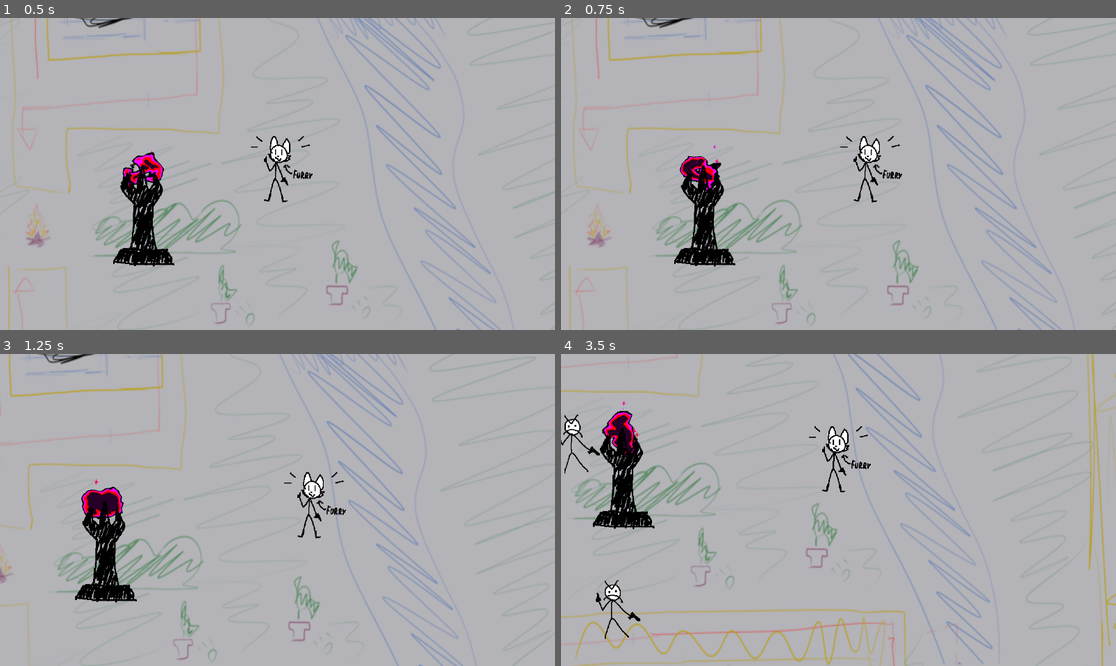
Above: before the commit, frames 1-4 (two rows, left to right).
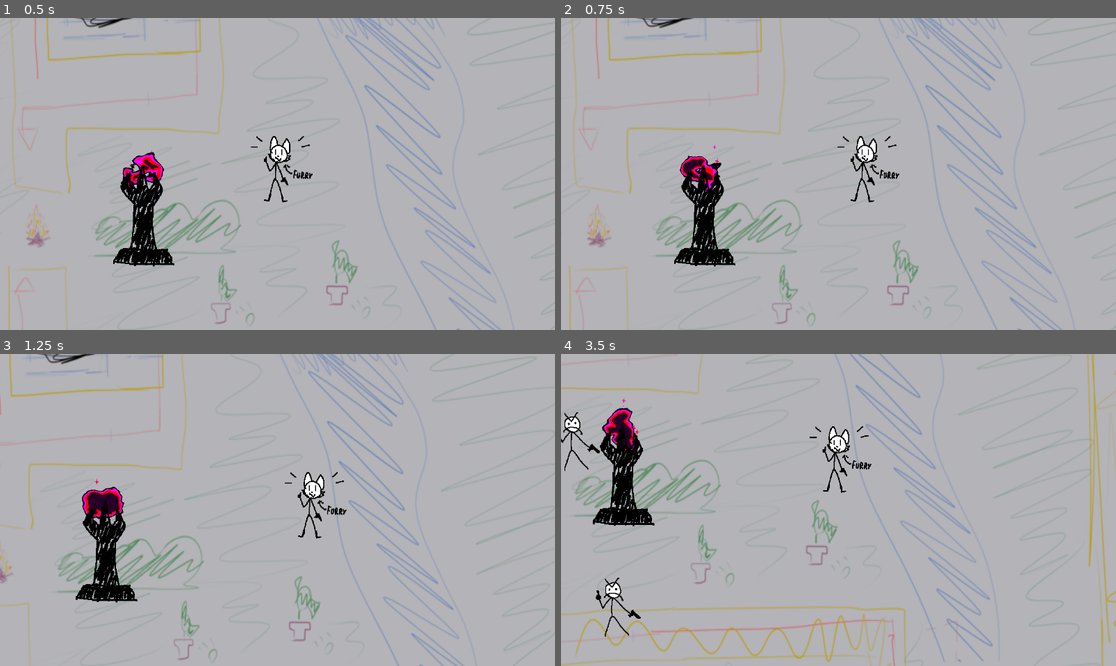
Above: after the commit, the same moments.

Repository: ndvrxd/cultism
Game: Godot game, scene res://scenes/world.tscn
Same seed, same stepped clock (60 frames per second), same inputs: the game is played once before the commit and once after it.
Inputs:
- Up to frame 1 (0.5 s): no input
- Up to frame 2 (0.75 s): hold D (right) from 0.53 s (still down)
- Up to frame 3 (1.25 s): keep holding D (right)
- Up to frame 4 (3.5 s): release D (right) at 1.28 s; hold S (down) 1.28-2.03 s; hold D (right) 2.03-2.78 s; hold W (up) from 2.78 s (still down)

Frame 1 is identical in both runs. In frame 2, 0.8% of the frame differs, in the area x 20-62%, y 37-79%; in frame 3, 1.2%; in frame 4, 9.4%, in the area x 0-100%, y 0-100%.

Commit message:
more base class groundwork
Player is a true Entity now - Entities will stream their positions to other clients and are controlled by EntityControllers

Diff:
--- a/cult-game-version-0.1/objects/player.tscn
+++ b/cult-game-version-0.1/objects/player.tscn
@@ -1,24 +1,11 @@
 [gd_scene load_steps=5 format=3 uid="uid://cts6cpmg1ehil"]
 
 [ext_resource type="Script" path="res://scripts/player.gd" id="1_5qw1a"]
+[ext_resource type="PackedScene" uid="uid://ci2psjf4f2qtu" path="res://objects/player_controls.tscn" id="2_255xr"]
 [ext_resource type="Texture2D" uid="uid://veo5l360amx3" path="res://art/player ph.png" id="2_ysvs3"]
 
 [sub_resource type="RectangleShape2D" id="RectangleShape2D_nrcso"]
 size = Vector2(132, 111.963)
-
-[sub_resource type="GDScript" id="GDScript_qd5eh"]
-script/source = "extends Camera2D
-
-
-# Called when the node enters the scene tree for the first time.
-func _ready() -> void:
-	pass # Replace with function body.
-
-
-# Called every frame. 'delta' is the elapsed time since the previous frame.
-func _process(_delta: float) -> void:
-	pass
-"
 
 [node name="player" type="CharacterBody2D"]
 y_sort_enabled = true
@@ -30,19 +17,10 @@
 scale = Vector2(0.335, 0.805)
 shape = SubResource("RectangleShape2D_nrcso")
 
-[node name="Camera2D" type="Camera2D" parent="."]
-position = Vector2(-0.5, -57.5)
-position_smoothing_enabled = true
-drag_horizontal_enabled = true
-drag_vertical_enabled = true
-drag_left_margin = 0.1
-drag_top_margin = 0.1
-drag_right_margin = 0.1
-drag_bottom_margin = 0.1
-script = SubResource("GDScript_qd5eh")
-
 [node name="Sprite2D" type="Sprite2D" parent="."]
 texture_filter = 1
 position = Vector2(5.5, -71.5)
 scale = Vector2(0.765, 0.765)
 texture = ExtResource("2_ysvs3")
+
+[node name="PlayerControls" parent="." instance=ExtResource("2_255xr")]
--- /dev/null
+++ b/cult-game-version-0.1/objects/player_controls.tscn
@@ -0,0 +1,16 @@
+[gd_scene load_steps=2 format=3 uid="uid://ci2psjf4f2qtu"]
+
+[ext_resource type="Script" path="res://scripts/player_controls.gd" id="1_c1tkl"]
+
+[node name="PlayerControls" type="Node2D"]
+script = ExtResource("1_c1tkl")
+
+[node name="Camera2D" type="Camera2D" parent="."]
+position = Vector2(-0.5, -57.5)
+position_smoothing_enabled = true
+drag_horizontal_enabled = true
+drag_vertical_enabled = true
+drag_left_margin = 0.1
+drag_top_margin = 0.1
+drag_right_margin = 0.1
+drag_bottom_margin = 0.1
--- a/cult-game-version-0.1/project.godot
+++ b/cult-game-version-0.1/project.godot
@@ -14,6 +14,10 @@
 run/main_scene="res://scenes/world.tscn"
 config/features=PackedStringArray("4.3", "Forward Plus")
 config/icon="res://art/icon.svg"
+
+[global_group]
+
+entity="Group containing all entities"
 
 [input]
 
--- a/cult-game-version-0.1/scenes/world.tscn
+++ b/cult-game-version-0.1/scenes/world.tscn
@@ -38,7 +38,7 @@
 
 [node name="world" type="Node2D"]
 
-[node name="Playermapxd" type="Sprite2D" parent="."]
+[node name="Playermapxd" type="Sprite2D" parent="." groups=["entity"]]
 texture_filter = 2
 position = Vector2(-4, -2)
 scale = Vector2(1.94283, 2.36346)
@@ -52,7 +52,6 @@
 
 [node name="player" parent="Node" instance=ExtResource("2_hddls")]
 position = Vector2(-216, -132)
-accel = 8.5
 
 [node name="enemy" parent="Node" instance=ExtResource("3_5gkxb")]
 position = Vector2(1096, -764)
--- /dev/null
+++ b/cult-game-version-0.1/scripts/enemy_ai_basic.gd
@@ -0,0 +1,11 @@
+extends Node
+
+
+# Called when the node enters the scene tree for the first time.
+func _ready() -> void:
+	pass # Replace with function body.
+
+
+# Called every frame. 'delta' is the elapsed time since the previous frame.
+func _process(delta: float) -> void:
+	pass
--- /dev/null
+++ b/cult-game-version-0.1/scripts/enemy_o.gd
@@ -0,0 +1,19 @@
+extends CharacterBody2D
+
+@export var speed:float = 150
+@export var accel:float = 7
+var player_pos
+var target_pos
+@onready var player = get_parent().get_node("player")
+
+@export var navAgent:NavigationAgent2D;
+
+func _process(delta: float) -> void:
+	navAgent.target_position = player.global_position;
+	var direction = global_position.direction_to(navAgent.get_next_path_position());
+	#( player.global_position - self.global_position ).normalized()
+
+	velocity.x = move_toward(velocity.x / speed, direction.x, accel * delta) * speed
+	velocity.y = move_toward(velocity.y / speed, direction.y, accel * delta) * speed
+
+	move_and_slide()
--- a/cult-game-version-0.1/scripts/generic/Entity.gd
+++ b/cult-game-version-0.1/scripts/generic/Entity.gd
@@ -4,6 +4,7 @@
 # and the like. Movement code & health stuff is handled here
 
 @export var entityName:String = "Entity";
+@export var team:int = 0;
 
 @export var moveIntent:Vector2 = Vector2.ZERO;
 @export var lookDirection:Vector2 = Vector2.UP;
@@ -20,7 +21,7 @@
 
 # Called when the node enters the scene tree for the first time.
 func _ready() -> void:
-	pass # Replace with function body.
+	add_to_group("entity"); # for polling all active entities
 
 # Called every frame. 'delta' is the elapsed time since the previous frame.
 func _process(delta: float) -> void:
@@ -28,15 +29,17 @@
 	velocity.y = move_toward(velocity.y / stat_speed.val, moveIntent.y, stat_accel.val * delta) * stat_speed.val
 	move_and_slide()
 
+func _physics_process(delta: float) -> void:
+	streamMovement.rpc(global_position, moveIntent, lookDirection)
+
 # what i'm thinking is that the authority for each entity
 # can attach a controller to it clientside, and the controller can make
 # Entity RPC calls from within itself so shit gets synced for everyone
 # from within a script that ISNT synced for everyone
 
 # networked callbacks for use by controller and items
-@rpc("any_peer", "call_local", "unreliable")
 func setMoveIntent(dir:Vector2) -> void:
-	moveIntent = dir;
+	moveIntent = dir.normalized();
 
 @rpc("any_peer", "call_local", "reliable")
 func primaryFire(target:Vector2) -> void:
@@ -69,5 +72,5 @@
 @rpc("any_peer", "call_remote", "unreliable") # netcode stuff testing ???
 func streamMovement(pos:Vector2, intent:Vector2, lookDir:Vector2):
 	global_position = pos;
-	setMoveIntent(intent);
-	lookDirection = lookDir;
+	moveIntent = intent.normalized();
+	lookDirection = lookDir.normalized();
--- /dev/null
+++ b/cult-game-version-0.1/scripts/generic/EntityController.gd
@@ -0,0 +1,21 @@
+class_name EntityController extends Node2D
+
+var nav:NavigationAgent2D;
+@onready var ent:Entity = get_parent();
+var target:Entity = null;
+
+func ready():
+	nav = NavigationAgent2D.new();
+	ent.add_child(nav)
+
+func findNewTarget(friendlyfire=false):
+	## stock aggro mechanics for all enemies
+	## don't call every frame
+	# maybe don't do this every time, maybe just cache valid targets
+	target = null;
+	var closest = INF;
+	for i:Entity in get_tree().get_nodes_in_group("entity"):
+		nav.target_position = i.global_position;
+		if i.team != ent.team or friendlyfire:
+			if nav.is_target_reachable() and nav.distance_to_target() < closest:
+				target = i;
--- /dev/null
+++ b/cult-game-version-0.1/scripts/generic/WeaponItem.gd
@@ -0,0 +1,11 @@
+extends Node
+
+
+# Called when the node enters the scene tree for the first time.
+func _ready() -> void:
+	pass # Replace with function body.
+
+
+# Called every frame. 'delta' is the elapsed time since the previous frame.
+func _process(delta: float) -> void:
+	pass
--- a/cult-game-version-0.1/scripts/player.gd
+++ b/cult-game-version-0.1/scripts/player.gd
@@ -1,17 +1,3 @@
-extends CharacterBody2D
+extends Entity
 
-@export var speed:float = 400
-@export var accel:float = 7
-
-#@onready var anim_sprite: AnimatedSprite2D = $AnimatedSprite2D as AnimatedSprite2D
-
-
-#NOTE: Most fucking tutorials say use "physics_process" but use just _process to
-#      avoid stupid ass camera smoothing "jittering" bugs, idk i think it treats it like a phys prop
-func _process(delta: float) -> void:
-	var direction: Vector2 = Input.get_vector("left", "right", "up", "down")
-
-	velocity.x = move_toward(velocity.x / speed, direction.x, accel * delta) * speed
-	velocity.y = move_toward(velocity.y / speed, direction.y, accel * delta) * speed
-
-	move_and_slide()
+#anything special to the player can be overridden here
--- /dev/null
+++ b/cult-game-version-0.1/scripts/player_controls.gd
@@ -0,0 +1,15 @@
+extends EntityController
+
+var direction:Vector2
+
+# Called when the node enters the scene tree for the first time.
+func _ready() -> void:
+	pass # Replace with function body.
+
+# Called every frame. 'delta' is the elapsed time since the previous frame.
+func _process(delta: float) -> void:
+	direction = Input.get_vector("left", "right", "up", "down");
+
+func _physics_process(delta: float) -> void:
+	# every physics tick, or however often we want to stream movement changes
+	ent.setMoveIntent(direction)
--- /dev/null
+++ b/cult-game-version-0.1/scripts/player_o.gd
@@ -0,0 +1,17 @@
+extends CharacterBody2D
+
+@export var speed:float = 400
+@export var accel:float = 7
+
+#@onready var anim_sprite: AnimatedSprite2D = $AnimatedSprite2D as AnimatedSprite2D
+
+
+#NOTE: Most fucking tutorials say use "physics_process" but use just _process to
+#      avoid stupid ass camera smoothing "jittering" bugs, idk i think it treats it like a phys prop
+func _process(delta: float) -> void:
+	var direction: Vector2 = Input.get_vector("left", "right", "up", "down")
+
+	velocity.x = move_toward(velocity.x / speed, direction.x, accel * delta) * speed
+	velocity.y = move_toward(velocity.y / speed, direction.y, accel * delta) * speed
+
+	move_and_slide()
